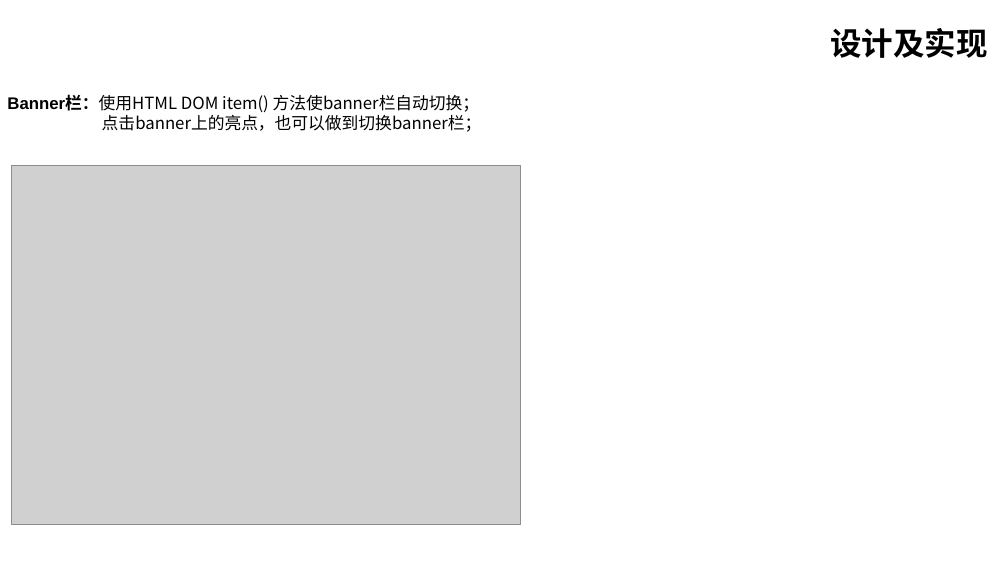
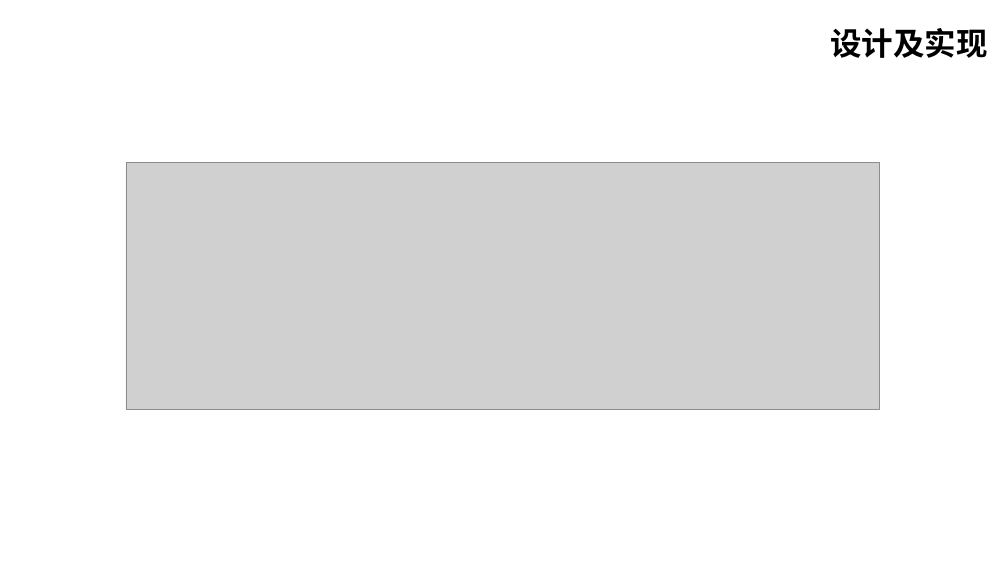
Before and after one commit to huiyaoren/CYMOOC, a slide deck: slide 10 of doc/传一在线教育网站.ppt (slide 11 before the commit). Drawn at 1008x567 pixels with LibreOffice and Linux fonts; fonts in the diff are those of the drawing; grey boxes stand for pictures. Boxes give left, top, right and bottom in pixels: in the first picture for what was removed or moved away, otherwise in the second. Text is boxed around its words. In the diff, an @@ line names an element or a change of style, - is before the commit and + after.

```diff
--- a/doc/传一在线教育网站.ppt
+++ b/doc/传一在线教育网站.ppt
@@ text removed at (7,95,482,132) @@
-Banner栏：使用HTML DOM item() 方法使banner栏自动切换；
-点击banner上的亮点，也可以做到切换banner栏；
@@ picture: place and size @@
-picture at (11,165,521,524)
+picture at (126,162,880,410)
```
Also in this commit, not shown: 6 other slides changed, 8 slides added, 9 slides removed, 1 other file.
